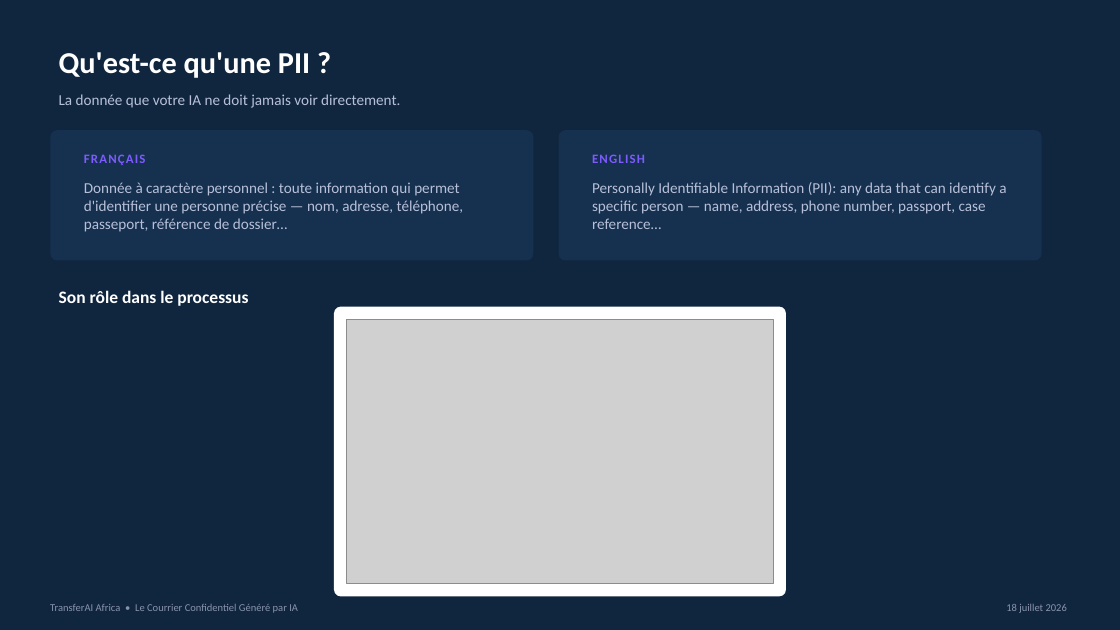
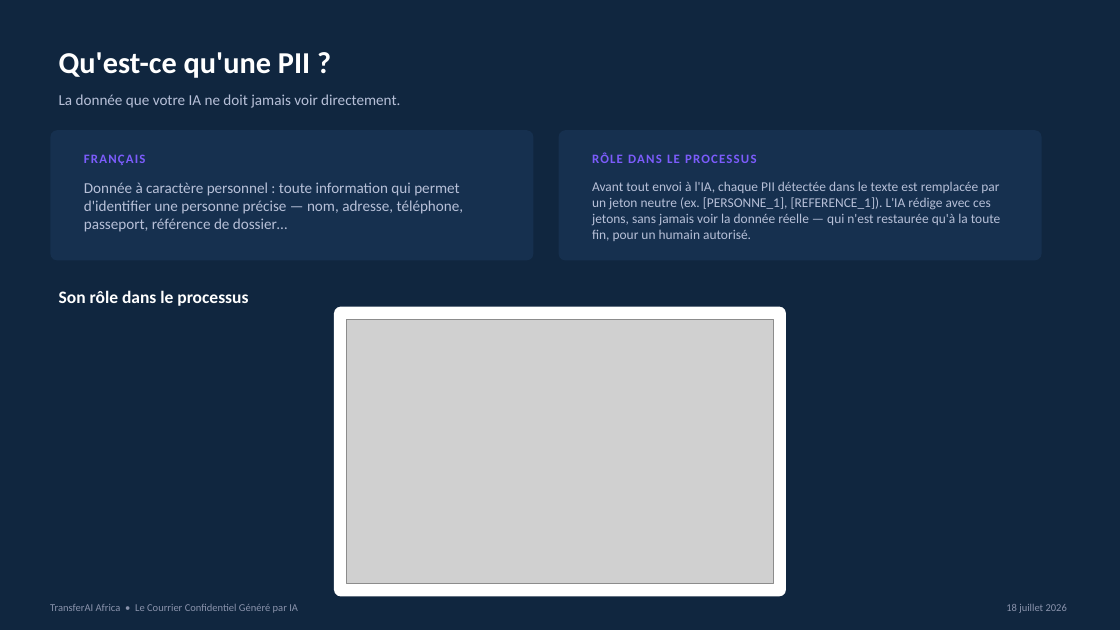
Before and after one commit to mayoro1972/connect-ia-bloom, a slide deck: slide 2 of docs/transferai-admin/Webinaire_Courrier_Confidentiel_PII_Roland_Coffi.pptx. Drawn at 1120x630 pixels with LibreOffice and Linux fonts; fonts in the diff are those of the drawing; grey boxes stand for pictures. Boxes give left, top, right and bottom in pixels: in the first picture for what was removed or moved away, otherwise in the second. Text is boxed around its words. In the diff, an @@ line names an element or a change of style, - is before the commit and + after.

```diff
--- a/docs/transferai-admin/Webinaire_Courrier_Confidentiel_PII_Roland_Coffi.pptx
+++ b/docs/transferai-admin/Webinaire_Courrier_Confidentiel_PII_Roland_Coffi.pptx
@@ text at [592,152,756,163]: text changed @@
-ENGLISH
+RÔLE DANS LE PROCESSUS
@@ text at [592,181,1001,241]: text changed; size 13 to 11.5 pt @@
-Personally Identifiable Information (PII): any data that can identify a specific person — name, address, phone number, passport, case reference…
+Avant tout envoi à l'IA, chaque PII détectée dans le texte est remplacée par un jeton neutre (ex. [PERSONNE_1], [REFERENCE_1]). L'IA rédige avec ces jetons, sans jamais voir la donnée réelle — qui n'est restaurée qu'à la toute fin, pour un humain autorisé.
```
Also in this commit, not shown: 1 other slide changed, 31 other files.
